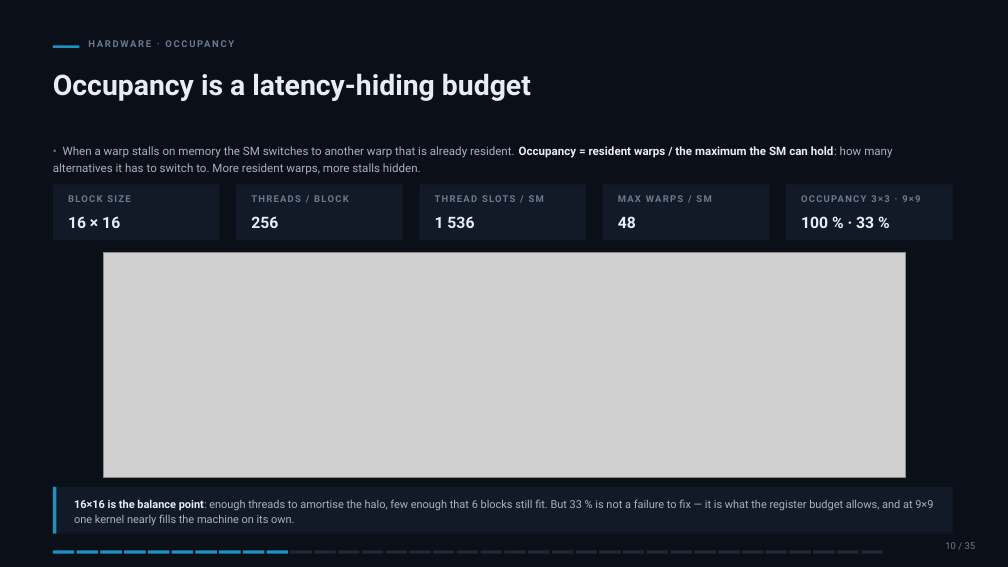
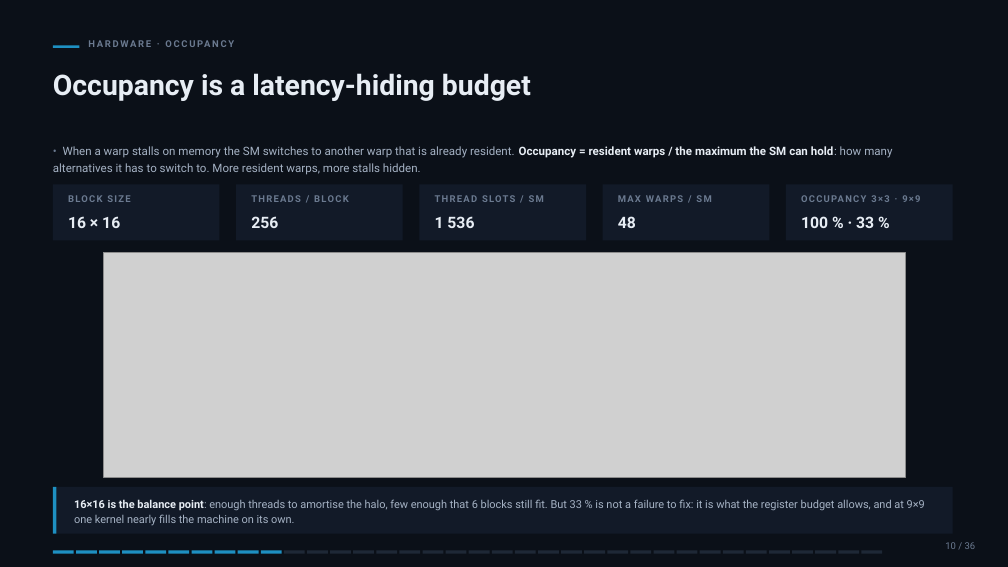
Before and after one commit to slsdetectorgroup/aare, a slide deck: slide 11 of docs/cf_cuda_performance.pptx. Drawn at 1008x567 pixels with LibreOffice and Linux fonts; fonts in the diff are those of the drawing; grey boxes stand for pictures. Boxes give left, top, right and bottom in pixels: in the first picture for what was removed or moved away, otherwise in the second. Text is boxed around its words. In the diff, an @@ line names an element or a change of style, - is before the commit and + after.

```diff
--- a/docs/cf_cuda_performance.pptx
+++ b/docs/cf_cuda_performance.pptx
@@ text at <box>74,499,925,525</box>: text changed @@
-16×16 is the balance point: enough threads to amortise the halo, few enough that 6 blocks still fit. But 33 % is not a failure to fix — it is what the register budget allows, and at 9×9 one kernel nearly fills the machine on its own.
+16×16 is the balance point: enough threads to amortise the halo, few enough that 6 blocks still fit. But 33 % is not a failure to fix: it is what the register budget allows, and at 9×9 one kernel nearly fills the machine on its own.
@@ 5 rectangles: place and size @@
-5 rectangles at <box>196,551,312,554</box>
+5 rectangles at <box>191,551,306,554</box>
@@ 7 rectangles: place and size @@
-7 rectangles at <box>315,551,478,554</box>
+7 rectangles at <box>307,551,467,554</box>
@@ rectangle added at <box>469,551,490,554</box>, fill #1E2836 @@
@@ 6 rectangles: place and size @@
-6 rectangles at <box>481,551,644,554</box>
+6 rectangles at <box>492,551,652,554</box>
@@ 6 rectangles: place and size @@
-6 rectangles at <box>600,551,763,554</box>
+6 rectangles at <box>607,551,768,554</box>
```
Also in this commit, not shown: 52 other slides changed, 1 slide added, 11 other files.
